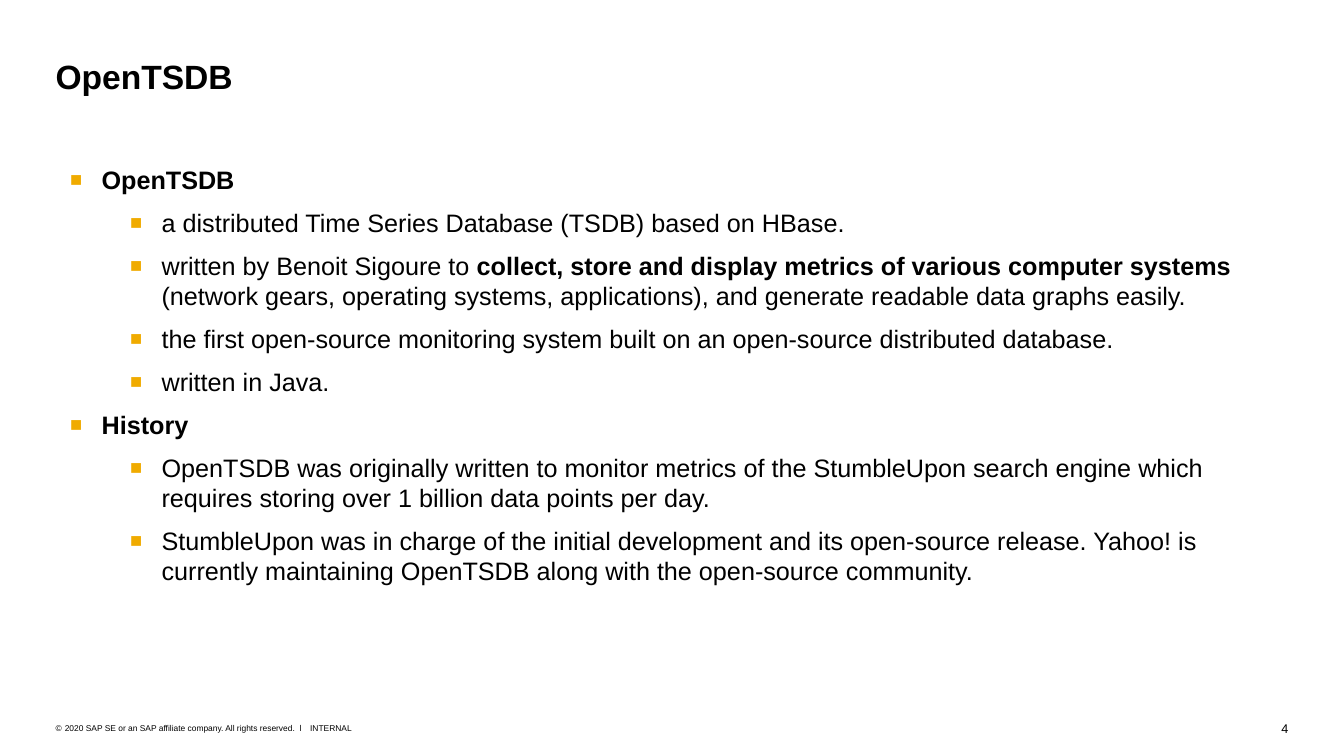
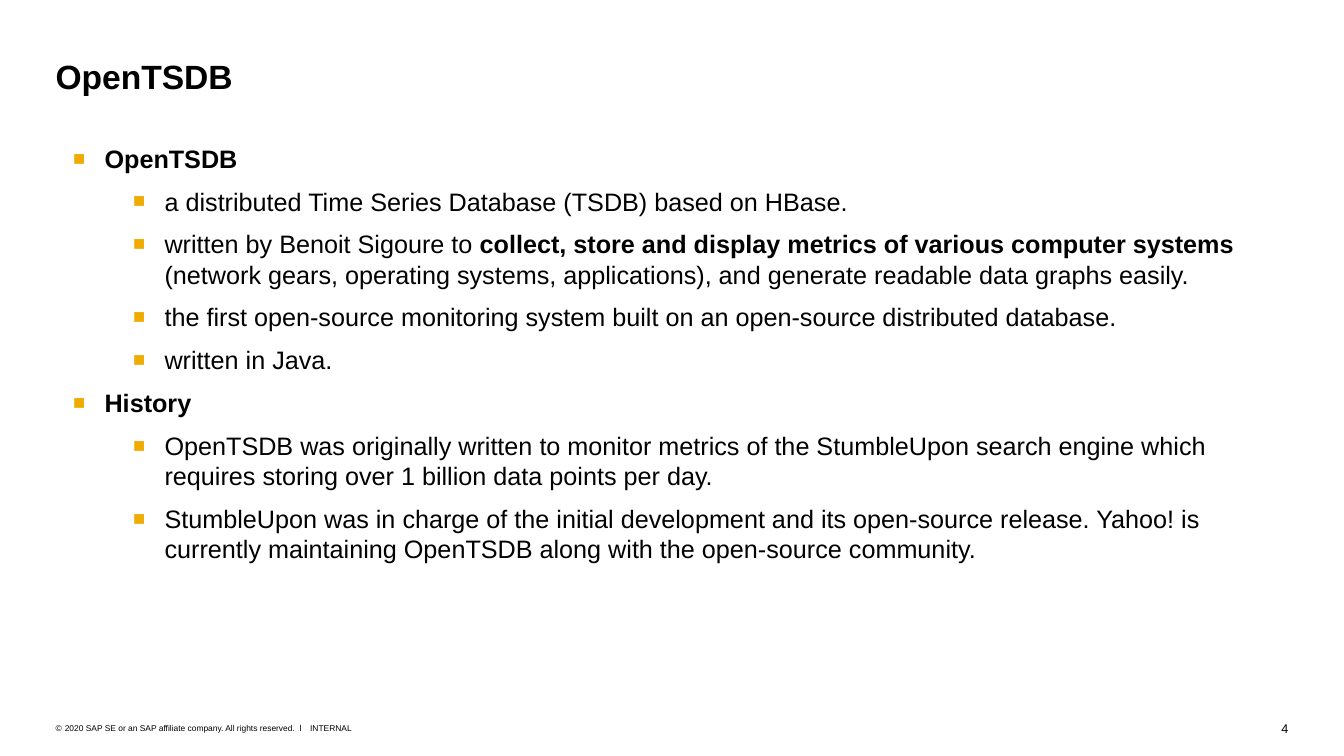
Before and after one commit to Voidkai/Survey_on_NoSQL, a slide deck: slide 4 of NoSQL/The_Survey_On_OpenTSDB.pptx. Drawn at 1344x756 pixels with LibreOffice and Linux fonts; fonts in the diff are those of the drawing. Boxes give left, top, right and bottom in pixels: in the first picture for what was removed or moved away, otherwise in the second. Text is boxed around its words. In the diff, an @@ line names an element or a change of style, - is before the commit and + after.

```diff
--- a/NoSQL/The_Survey_On_OpenTSDB.pptx
+++ b/NoSQL/The_Survey_On_OpenTSDB.pptx
@@ text "OpenTSDB": place and size @@
-text "OpenTSDB" at [102, 171, 1231, 586]
+text "OpenTSDB" at [105, 150, 1234, 564]
```
Also in this commit, not shown: 2 other slides changed, 4 slides added.
